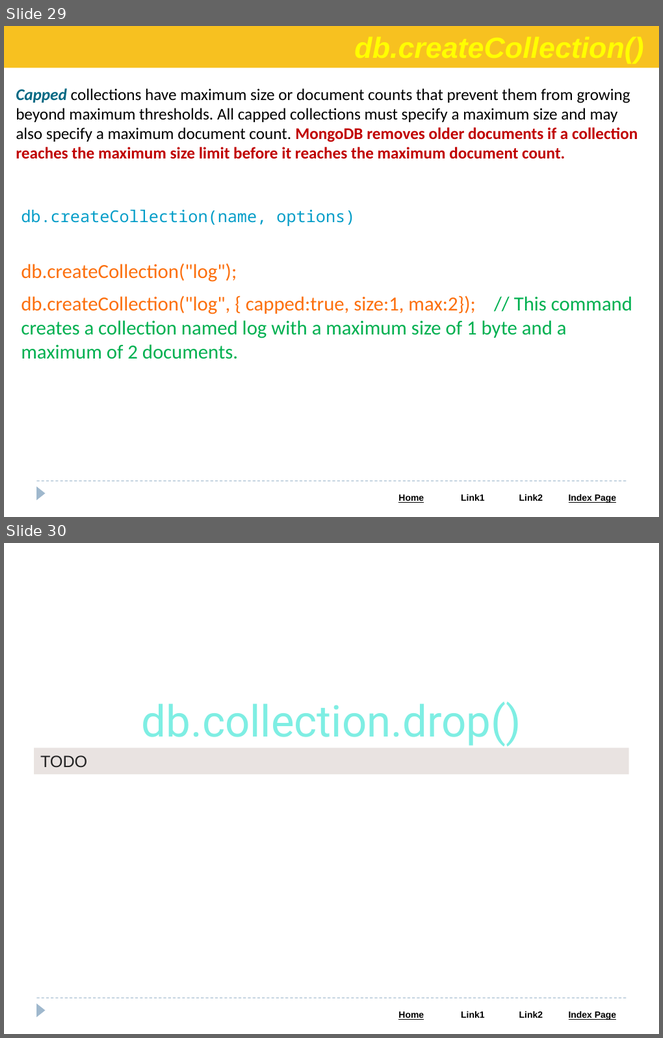
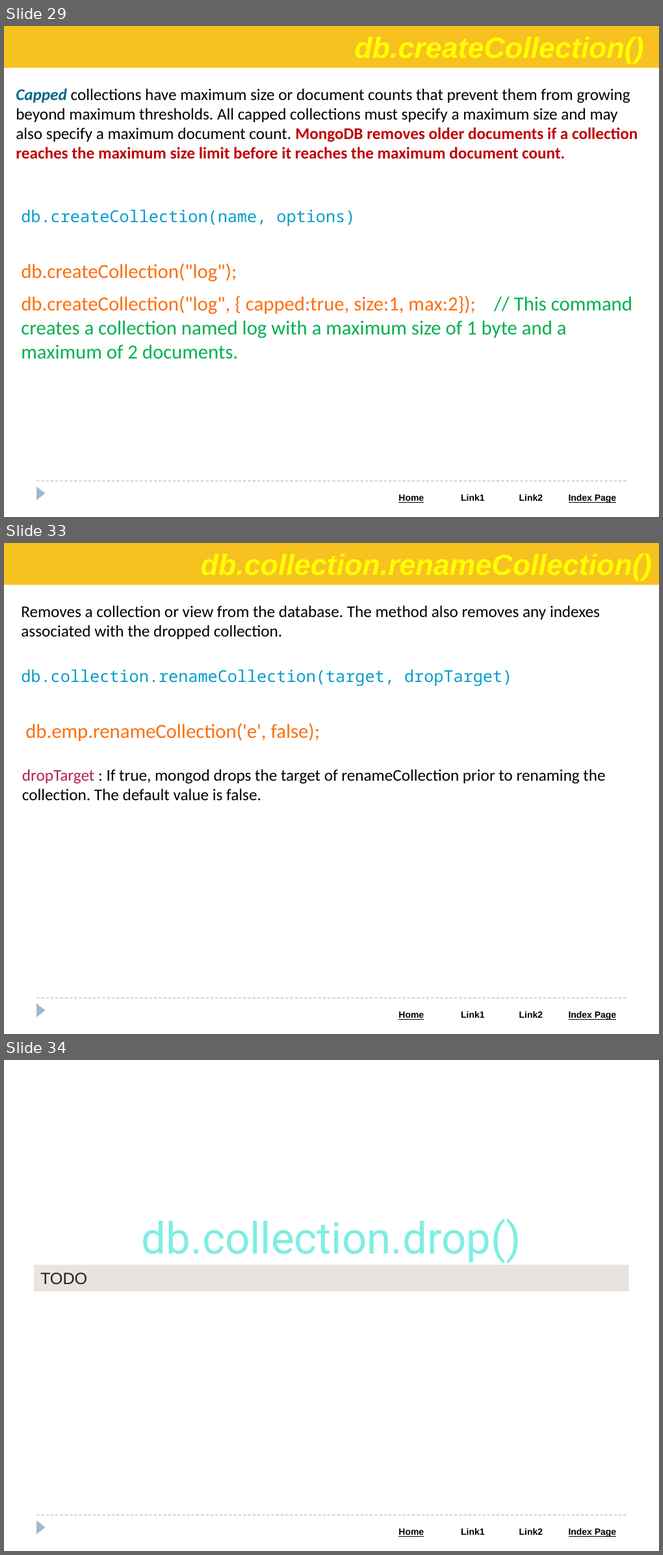
Before and after one commit to Saleel-Bagde/PPT-s, a slide deck: MongoDB PPT.pptx. Shown one above the other, each under a label of ours: slides 29 and 30 before the commit, slides 29, 33 and 34 after it; the slides between them are not shown. The pictures are 663x1038 and 663x1555 pixels, drawn with LibreOffice and Linux fonts; fonts in the diff are those of the drawing. Boxes give left, top, right and bottom in pixels: in the first picture for what was removed or moved away, otherwise in the second. Text is boxed around its words. In the diff, an @@ line names an element or a change of style, - is before the commit and + after.

```diff
--- a/MongoDB PPT.pptx
+++ b/MongoDB PPT.pptx
@@ slide 33 added at bbox=[4, 543, 659, 1034], background #FFFFFF; not listed: 3 template elements that a slide beside it also shows @@
@@ rectangle added at bbox=[4, 543, 659, 585], fill #F7C120 @@
@@ text added at bbox=[21, 605, 600, 639], 18 pt, text #000000 @@
+Removes a collection or view from the database. The method also removes any indexes associated with the dropped collection.
@@ text added at bbox=[21, 670, 512, 686], 18 pt, text #049DC8 @@
+db.collection.renameCollection(target, dropTarget)
@@ text added at bbox=[25, 723, 320, 741], 22 pt, text #FC6F0D @@
+db.emp.renameCollection('e', false);
@@ text added at bbox=[22, 769, 605, 801], 18 pt, text #000000 @@
+dropTarget : If true, mongod drops the target of renameCollection prior to renaming the collection. The default value is false.
@@ what was slide 30 is now slide 34 @@
```
Also in this commit, not shown: 3 other slides added.
